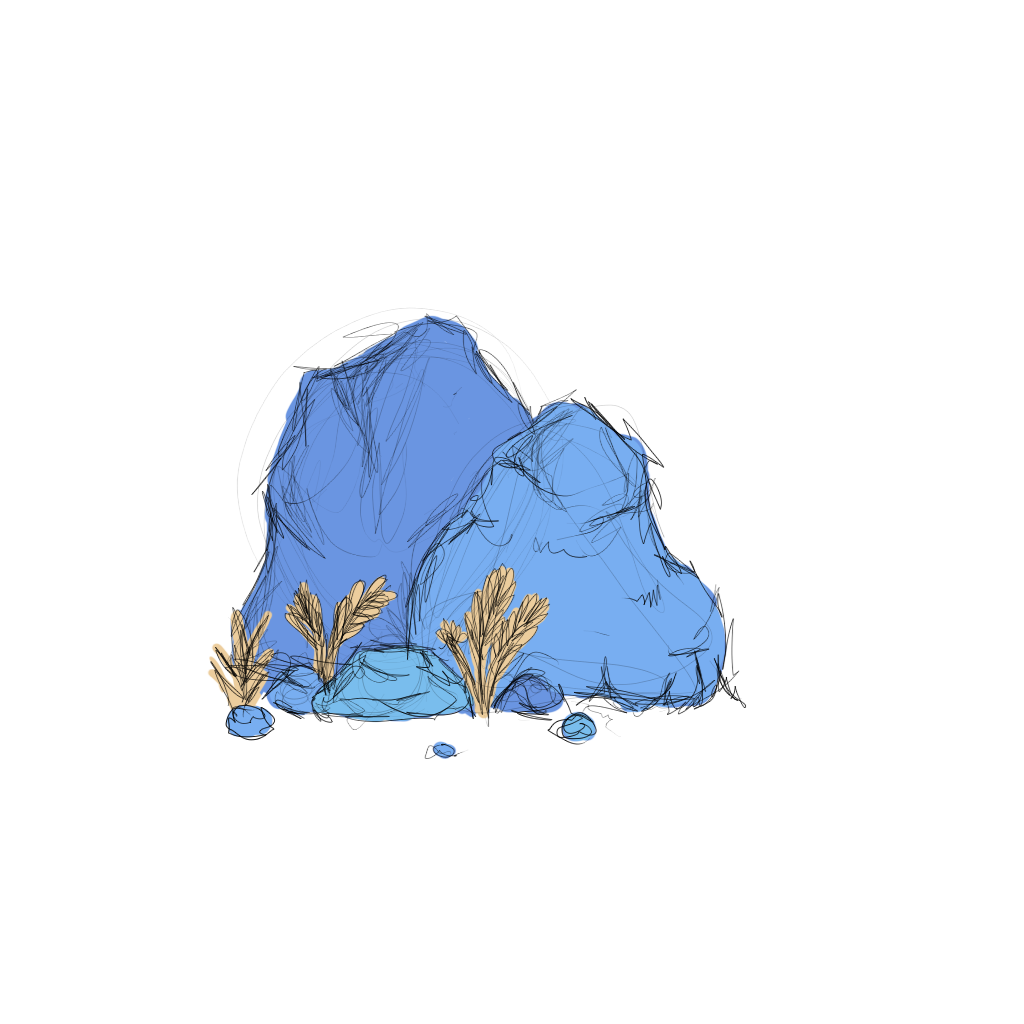
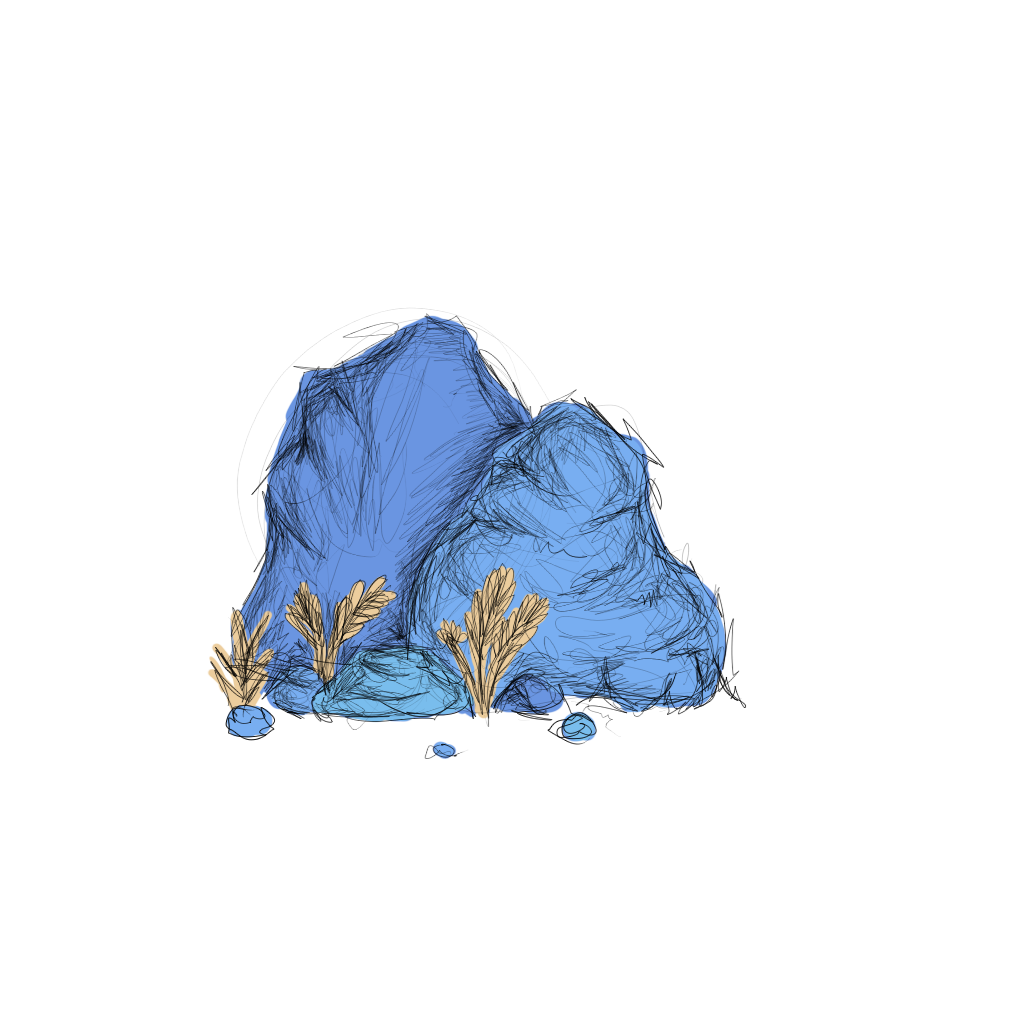
Two versions of the same layered image (1024 x 1024). Layer-by-layer changes:
added layer "shadows" above "stenen" over [248, 323, 725, 718]
